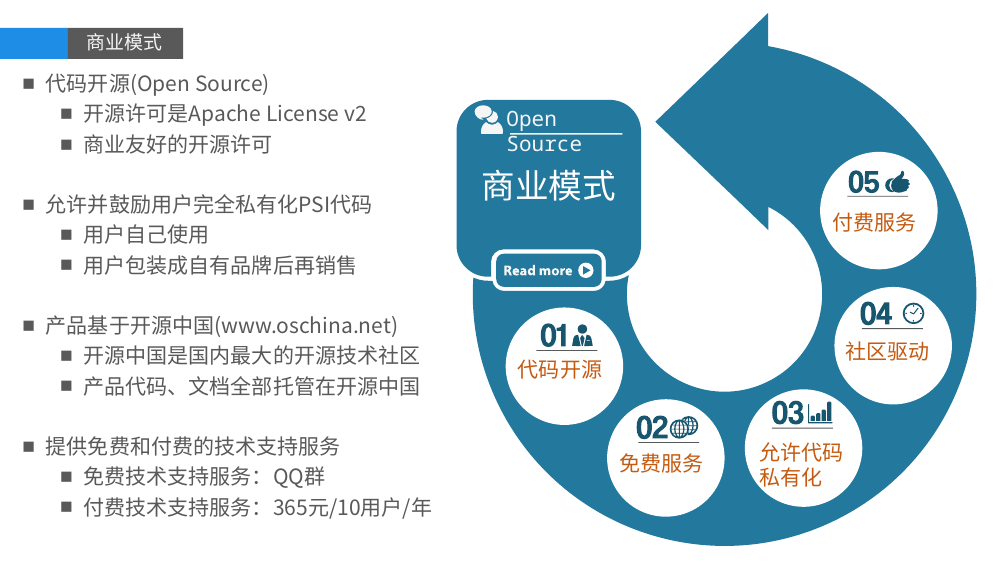
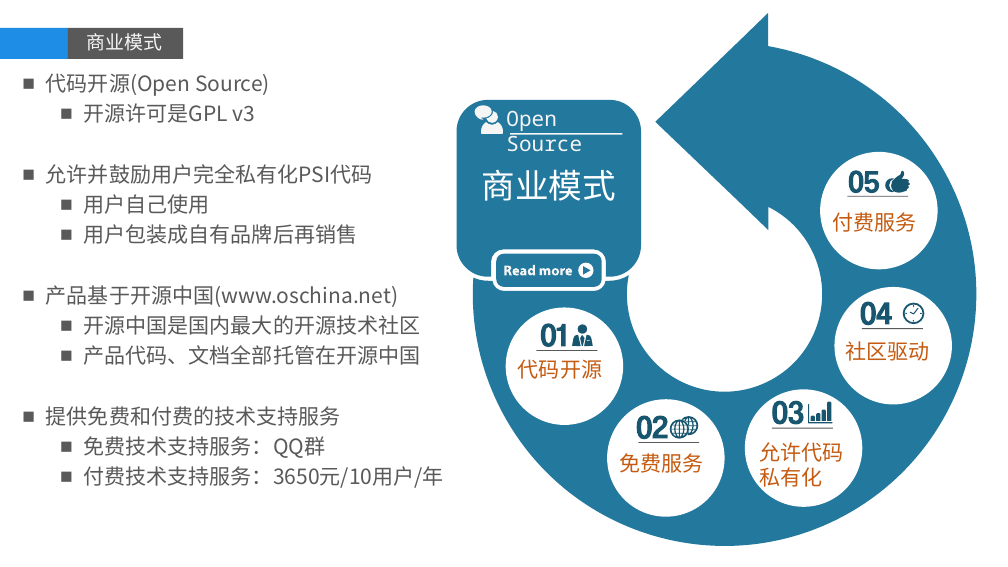
Before and after one commit to dongxf/PSI, a slide deck: slide 4 of doc/01 概要设计/PSI.pptx. Drawn at 1008x567 pixels with LibreOffice and Linux fonts; fonts in the diff are those of the drawing; background and template pictures are left out. Boxes give left, top, right and bottom in pixels: in the first picture for what was removed or moved away, otherwise in the second. Text is boxed around its words. In the diff, an @@ line names an element or a change of style, - is before the commit and + after.

```diff
--- a/doc/01 概要设计/PSI.pptx
+++ b/doc/01 概要设计/PSI.pptx
@@ text at (84,103,256,123): text changed @@
-  ■ 开源许可是Apache License v2
-  ■ 商业友好的开源许可
+  ■ 开源许可是GPL v3
@@ text at (84,466,444,488): text changed @@
-  ■ 付费技术支持服务：365元/10用户/年
+  ■ 付费技术支持服务：3650元/10用户/年
```
Also in this commit, not shown: 3 other slides changed.
